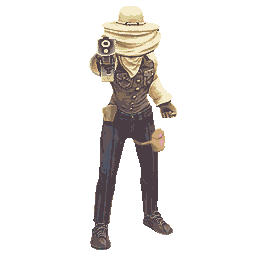
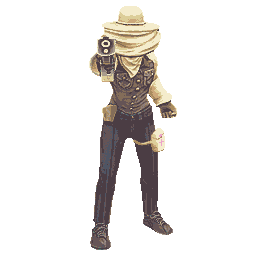
The second (256, 256) image is a revision of the first. Changes to its layers:
added layer "Обычный слой 2" above "Видимый" over [125, 22, 165, 152]
hid "Видимый" (1st of 2) over [133, 128, 165, 152]
painted on "Видимый" (2nd of 2) over [125, 22, 165, 152]